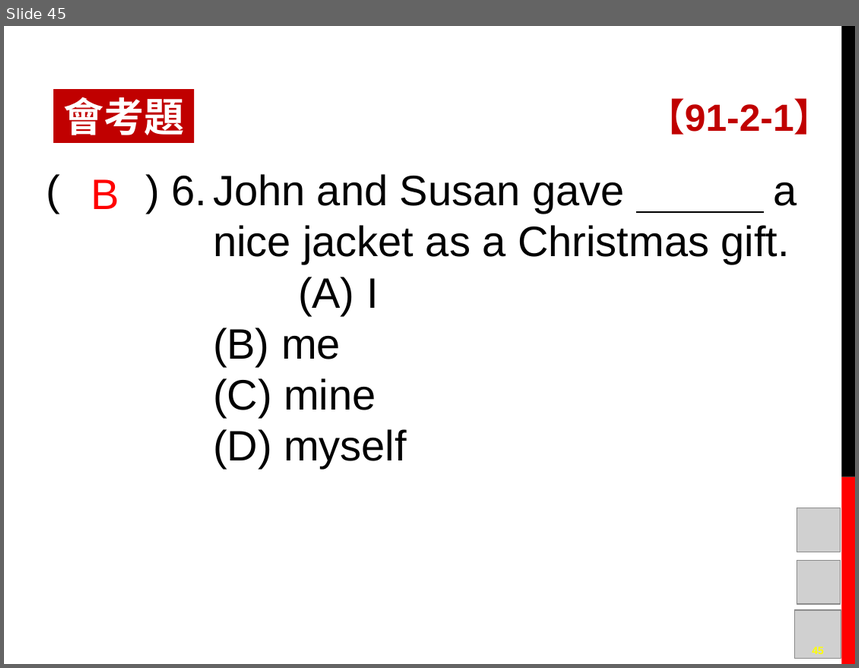
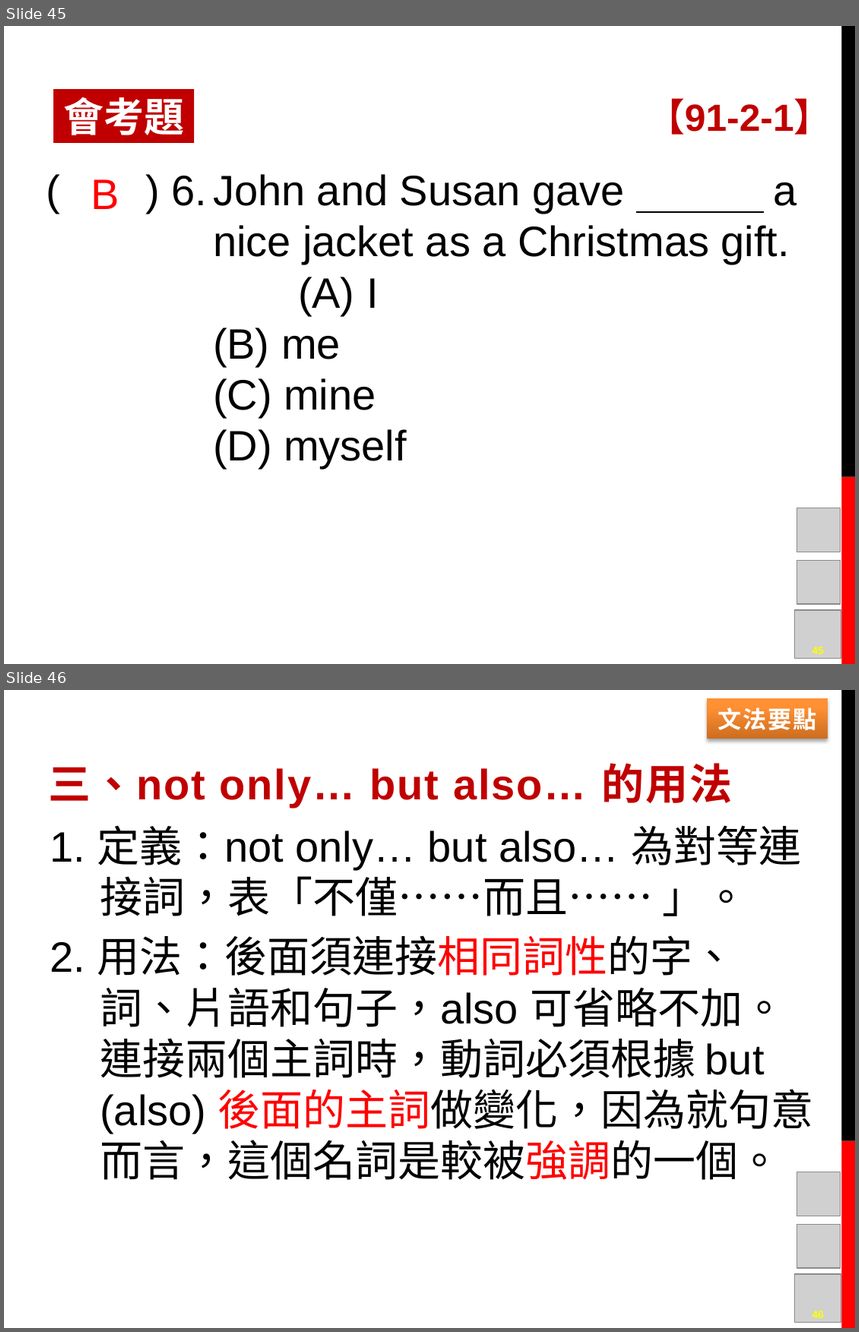
Before and after one commit to mousterchung/backup_data_from_desktop, a slide deck: school/junior_high_school/original_class/英語/八下講義/英語講義L05.pptx. Shown one above the other, each under a label of ours: slide 45 before the commit, slides 45 and 46 after it. The pictures are 859x668 and 859x1332 pixels, drawn with LibreOffice and Linux fonts; fonts in the diff are those of the drawing; grey boxes stand for pictures; background and template pictures are left out. Boxes give left, top, right and bottom in pixels: in the first picture for what was removed or moved away, otherwise in the second. Text is boxed around its words. In the diff, an @@ line names an element or a change of style, - is before the commit and + after.

```diff
--- a/school/junior_high_school/original_class/英語/八下講義/英語講義L05.pptx
+++ b/school/junior_high_school/original_class/英語/八下講義/英語講義L05.pptx
@@ slide 46 added at <box>4,690,855,1328</box>, background #FFFFFF; not listed: 2 template elements that a slide beside it also shows @@
@@ rectangle added at <box>707,698,828,739</box>, fill gradient #CC6E20 to #FF9034 to #FF9136, 20 pt, text #FFFFFF, bold @@
+文法要點
@@ text added at <box>48,763,733,807</box>, 36 pt, text #C00000, bold @@
+三、not only… but also… 的用法
@@ text added at <box>50,825,814,1180</box>, 36 pt, text #000000 @@
+1. 定義：not only… but also… 為對等連接詞，表「不僅……而且…… 」。
+2. 用法：後面須連接相同詞性的字、詞、片語和句子，also 可省略不加。連接兩個主詞時，動詞必須根據 but (also) 後面的主詞做變化，因為就句意而言，這個名詞是較被強調的一個。
@@ picture added at <box>797,1173,841,1216</box> @@
@@ picture added at <box>797,1224,840,1268</box> @@
@@ picture added at <box>794,1274,842,1323</box> @@
@@ page number added at <box>812,1311,824,1319</box>, 9 pt, text #FFFF00, bold @@
+46
```
Also in this commit, not shown: 30 other slides added.
